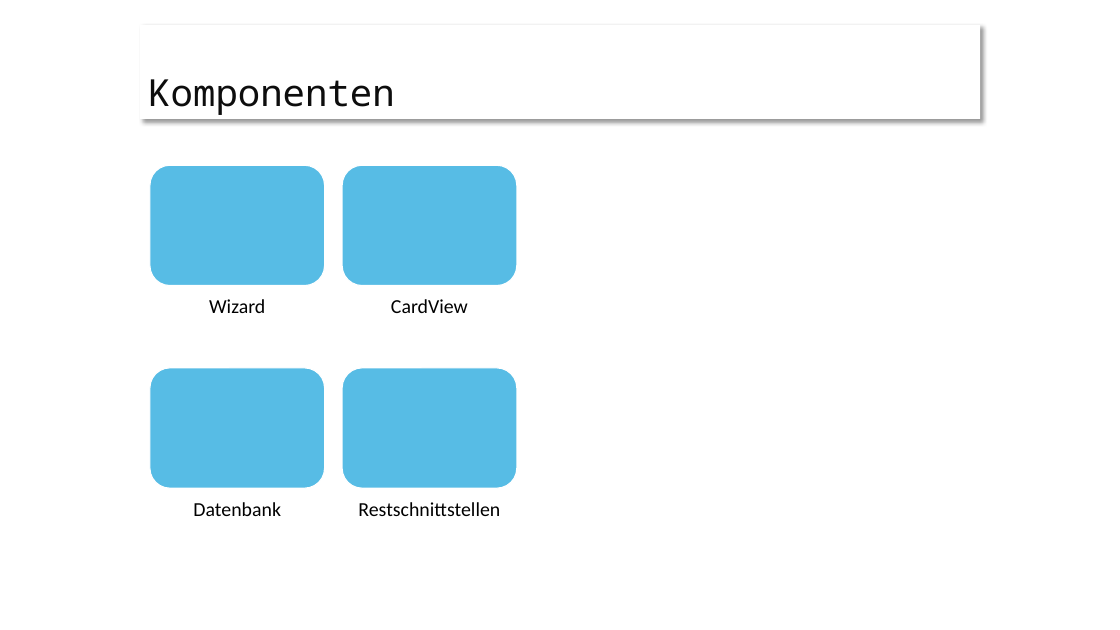
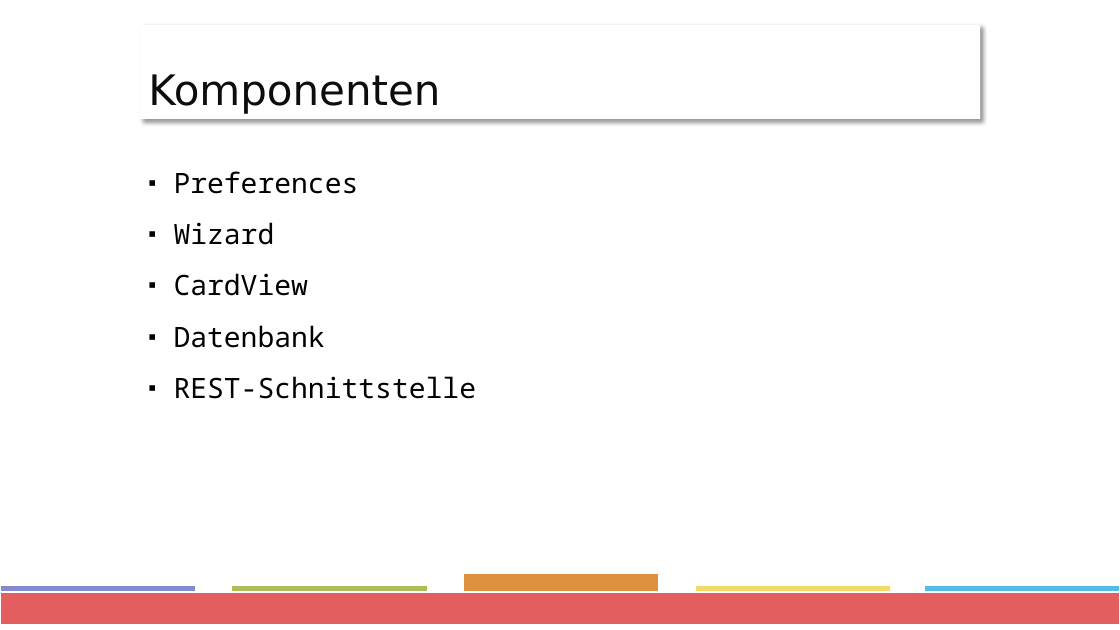
Before and after one commit to ffhsAndroidDenisTobias/androidProject, a slide deck: slide 12 of docs/Präsentation/Project-Presentation.pptx. Drawn at 1120x630 pixels with LibreOffice and Linux fonts; fonts in the diff are those of the drawing. Boxes give left, top, right and bottom in pixels: in the first picture for what was removed or moved away, otherwise in the second. Text is boxed around its words. In the diff, an @@ line names an element or a change of style, - is before the commit and + after.

Commit message:
neues Design

```diff
--- a/docs/Präsentation/Project-Presentation.pptx
+++ b/docs/Präsentation/Project-Presentation.pptx
@@ title "Komponenten" at (139, 25, 980, 119): size 32 to 36 pt, font Noto Sans Mono to DejaVu Sans @@
@@ text added at (174, 171, 477, 399), 24 pt, text #000000 @@
+▪ Preferences
+▪ Wizard
+▪ CardView
+▪ Datenbank
+▪ REST-Schnittstelle
@@ group removed at (150, 166, 517, 516): 4 rounded rectangles, 4 texts @@
-Wizard
-CardView
-Datenbank
-Restschnittstellen
@@ rectangle added at (0, 586, 196, 618), fill #828BCE, outline #FFFFFF 1.5 pt @@
@@ rectangle added at (0, 592, 1120, 625), fill #E35F5F, outline #FFFFFF 1.5 pt @@
@@ rectangle added at (232, 586, 428, 618), fill #AEBD57, outline #FFFFFF 1.5 pt @@
@@ rectangle added at (463, 573, 659, 618), fill #DF9041, outline #FFFFFF 1.5 pt @@
@@ rectangle added at (695, 586, 891, 618), fill #F4D968, outline #FFFFFF 1.5 pt @@
@@ rectangle added at (924, 586, 1120, 618), fill #57BCE5, outline #FFFFFF 1.5 pt @@
```
Also in this commit, not shown: 12 other slides changed, 4 slides added.
